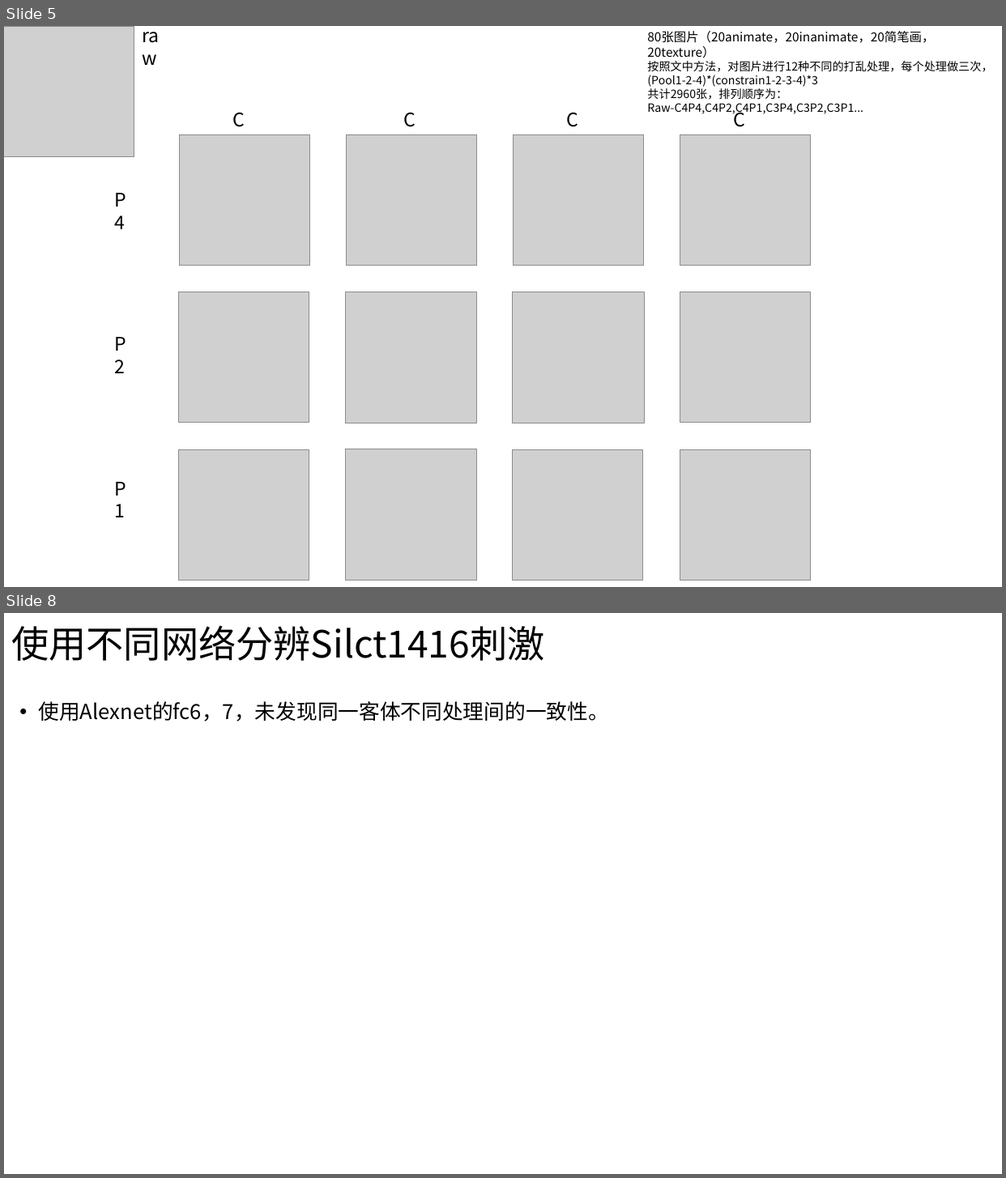
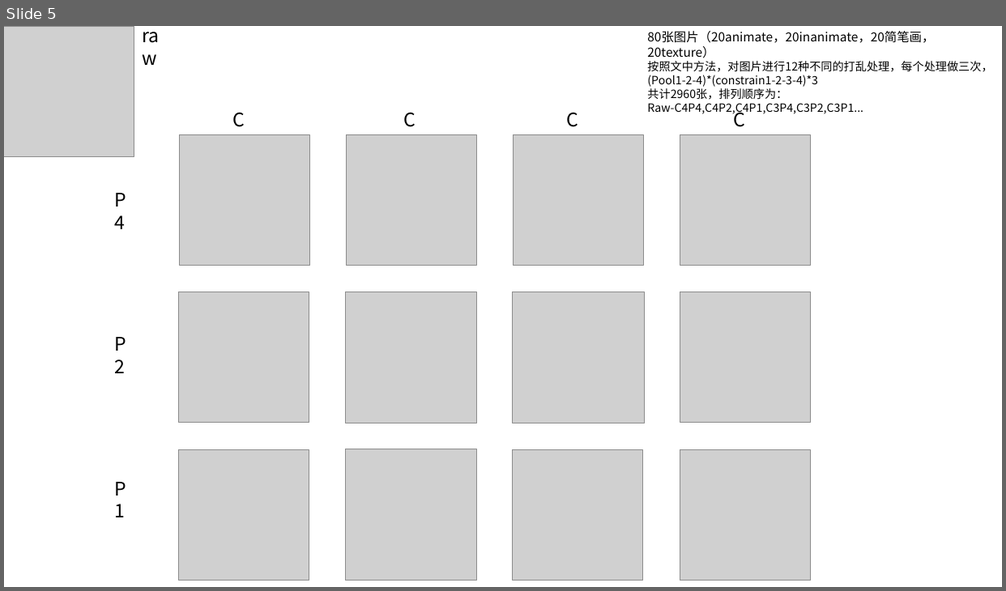
Before and after one commit to adolescent/ZR_Blab_Base, a slide deck: _Projects/250812_VGG19_Synthesizer/合成刺激集.pptx. Shown one above the other, each under a label of ours: slides 5 and 8 before the commit, slide 5 after it; the slides between them are not shown. The pictures are 1006x1178 and 1006x591 pixels, drawn with LibreOffice and Linux fonts; fonts in the diff are those of the drawing; grey boxes stand for pictures. Boxes give left, top, right and bottom in pixels: in the first picture for what was removed or moved away, otherwise in the second. Text is boxed around its words. In the diff, an @@ line names an element or a change of style, - is before the commit and + after.

```diff
--- a/_Projects/250812_VGG19_Synthesizer/合成刺激集.pptx
+++ b/_Projects/250812_VGG19_Synthesizer/合成刺激集.pptx
@@ slide 8 removed at (x1=4, y1=613, x2=1002, y2=1174), background #FFFFFF @@
@@ title removed at (x1=11, y1=625, x2=544, y2=661) @@
-使用不同网络分辨Silct1416刺激
@@ text removed at (x1=38, y1=701, x2=608, y2=722) @@
-• 使用Alexnet的fc6，7，未发现同一客体不同处理间的一致性。
```
Also in this commit, not shown: 1 slide changed, 1 slide added, 1 other slide removed, 29 other files.
